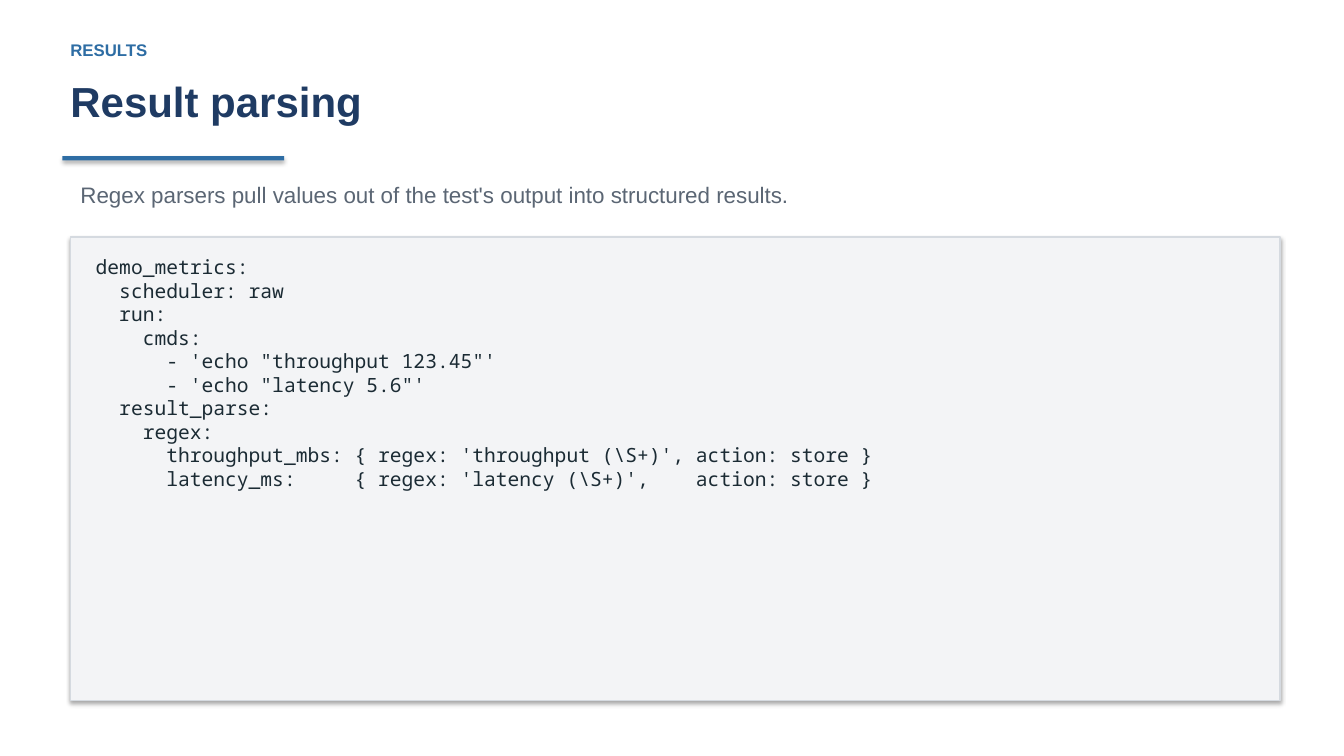
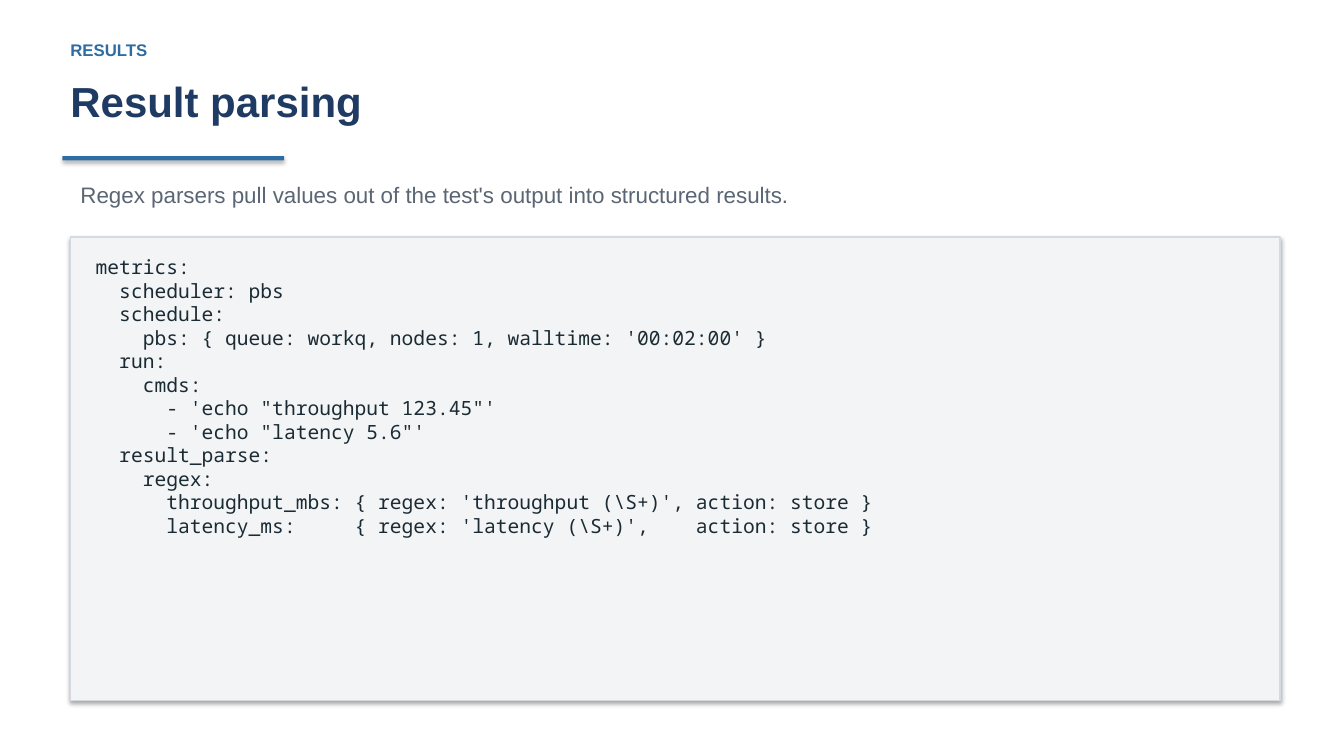
Before and after one commit to curtisecombsjr/pavilion-workshop, a slide deck: slide 18 of pavilion-workshop.pptx (slide 16 before the commit). Drawn at 1344x756 pixels with LibreOffice and Linux fonts; fonts in the diff are those of the drawing. Boxes give left, top, right and bottom in pixels: in the first picture for what was removed or moved away, otherwise in the second. Text is boxed around its words. In the diff, an @@ line names an element or a change of style, - is before the commit and + after.

```diff
--- a/pavilion-workshop.pptx
+++ b/pavilion-workshop.pptx
@@ text in rectangle at bbox=[96, 259, 743, 350]: text changed @@
-demo_metrics:
-scheduler: raw
+metrics:
+scheduler: pbs
+schedule:
+pbs: { queue: workq, nodes: 1, walltime: '00:02:00' }
```
Also in this commit, not shown: 17 other slides changed, 7 slides added, 19 other files.
